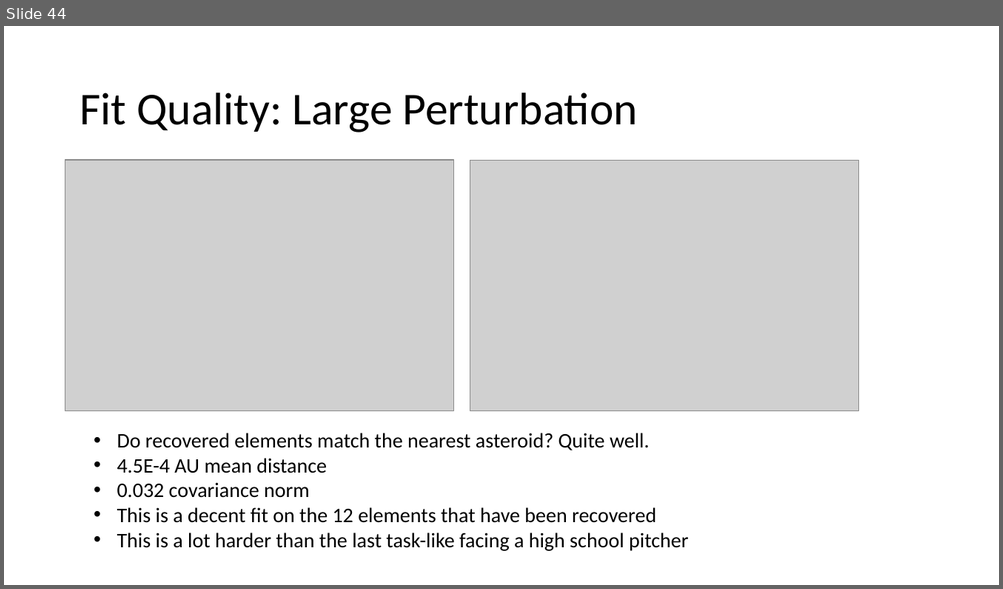
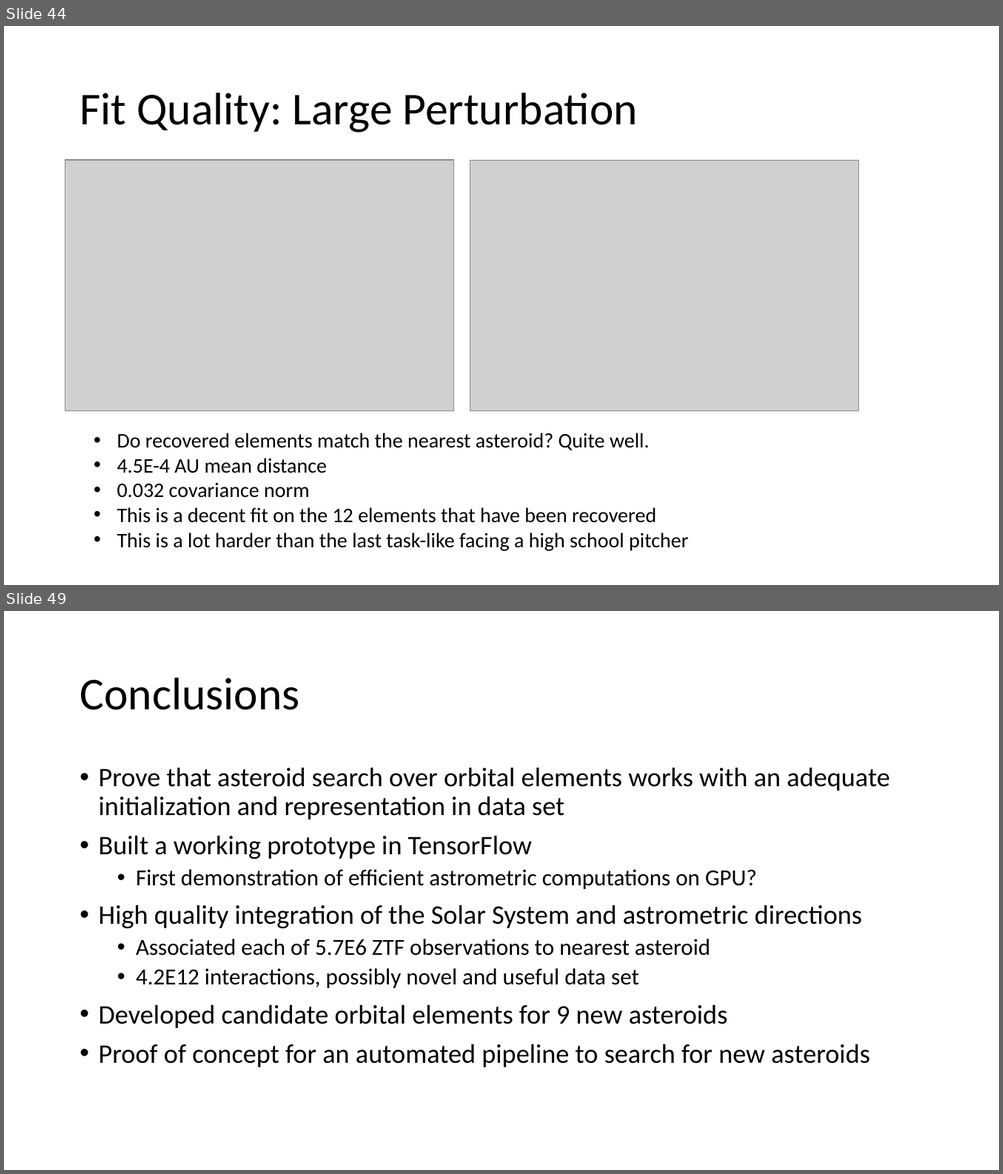
Before and after one commit to memanuel/kepler-sieve, a slide deck: thesis/kepler-sieve-slides.pptx. Shown one above the other, each under a label of ours: slide 44 before the commit, slides 44 and 49 after it; the slides between them are not shown. The pictures are 1003x589 and 1003x1174 pixels, drawn with LibreOffice and Linux fonts; fonts in the diff are those of the drawing; grey boxes stand for pictures. Boxes give left, top, right and bottom in pixels: in the first picture for what was removed or moved away, otherwise in the second. Text is boxed around its words. In the diff, an @@ line names an element or a change of style, - is before the commit and + after.

```diff
--- a/thesis/kepler-sieve-slides.pptx
+++ b/thesis/kepler-sieve-slides.pptx
@@ slide 49 added at [4,611,999,1170], background #FFFFFF @@
@@ title added at [79,678,299,710], 44 pt, text #000000 @@
+Conclusions
@@ text added at [99,767,889,1068], 25.9 pt, text #000000 @@
+• Prove that asteroid search over orbital elements works with an adequate initialization and representation in data set
+• Built a working prototype in TensorFlow
+  • First demonstration of efficient astrometric computations on GPU?
+• High quality integration of the Solar System and astrometric directions
+  • Associated each of 5.7E6 ZTF observations to nearest asteroid
+  • 4.2E12 interactions, possibly novel and useful data set
+• Developed candidate orbital elements for 9 new asteroids
+• Proof of concept for an automated pipeline to search for new asteroids
```
Also in this commit, not shown: 7 other slides added, 1 slide removed, 2 other files.
